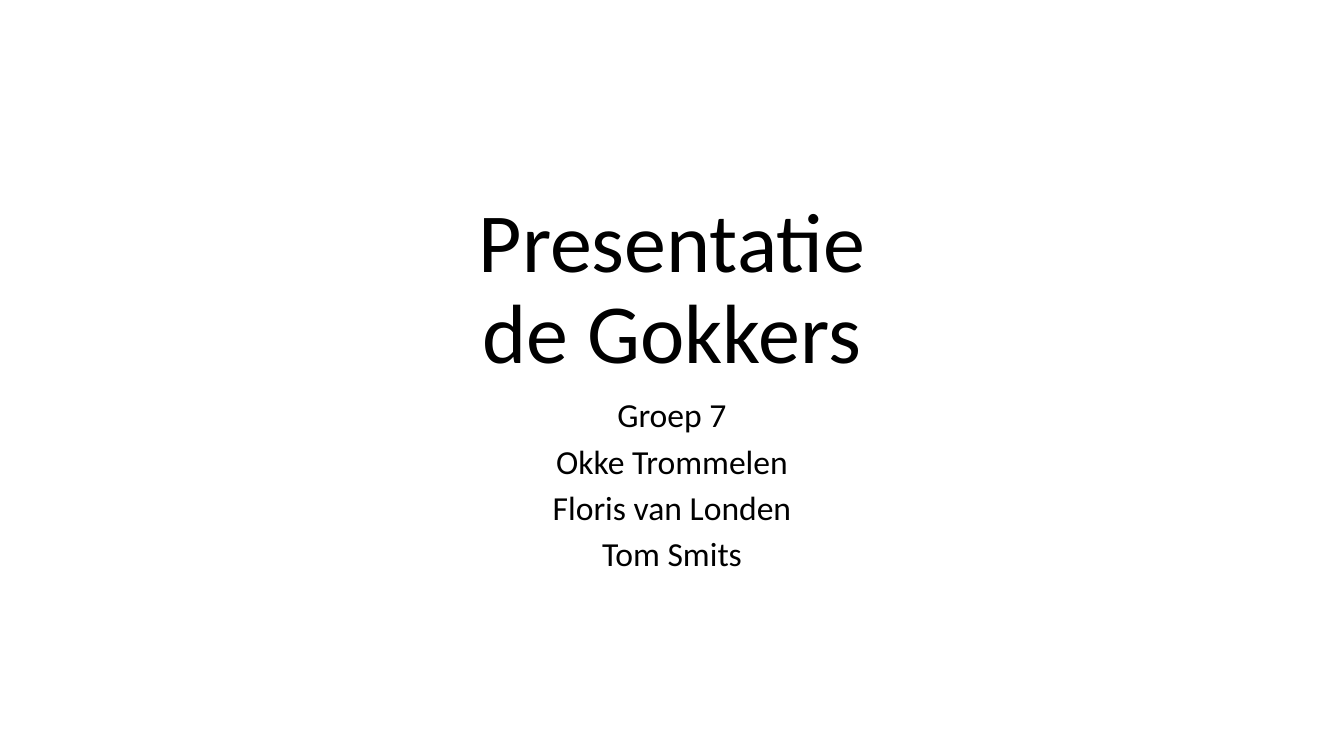
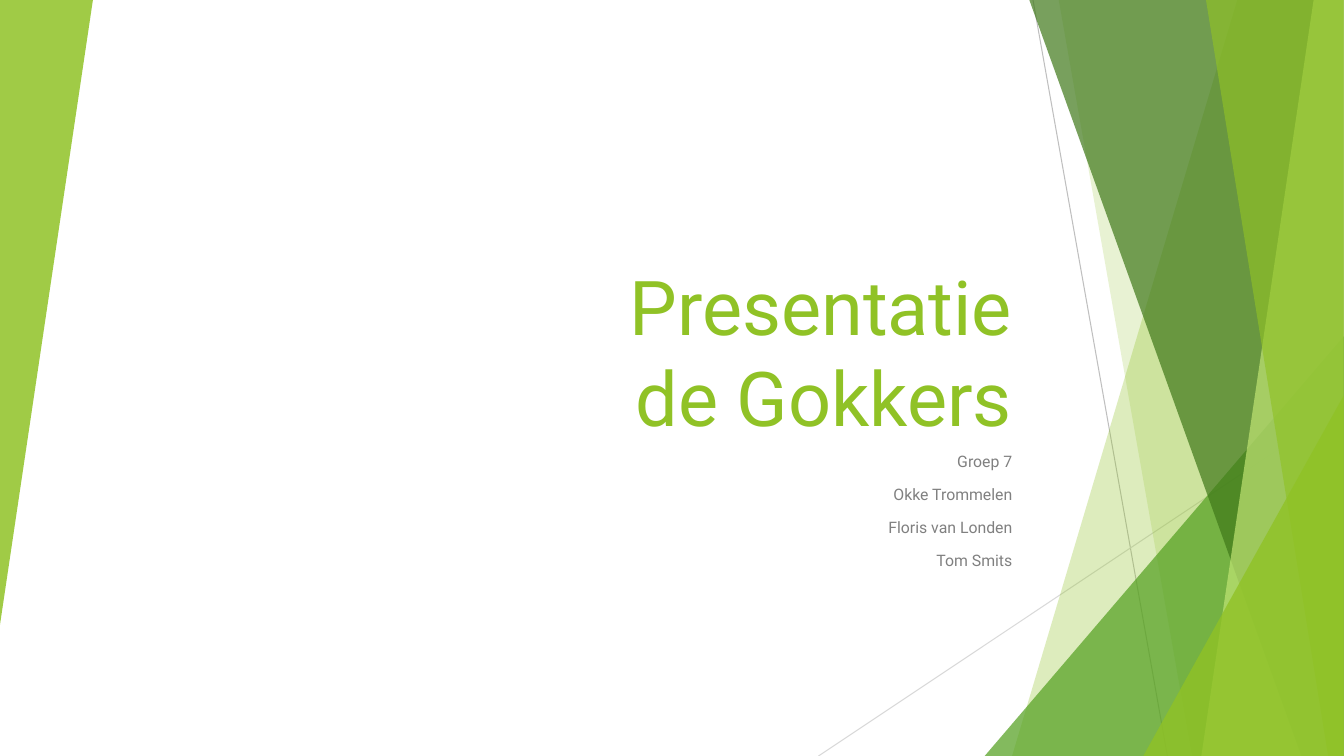
Before and after one commit to DeGokkers/De_Gokker, a slide deck: slide 1 of Project Files - Documentatie/Presentatie.pptx. Drawn at 1344x756 pixels with LibreOffice and Linux fonts; fonts in the diff are those of the drawing. Boxes give left, top, right and bottom in pixels: in the first picture for what was removed or moved away, otherwise in the second. Text is boxed around its words. In the diff, an @@ line names an element or a change of style, - is before the commit and + after.

Commit message:
BusUpdatePresentatie

```diff
--- a/Project Files - Documentatie/Presentatie.pptx
+++ b/Project Files - Documentatie/Presentatie.pptx
@@ group added at (0, 0, 1344, 756): 5 freeform shapes, 3 triangles, 2 lines @@
@@ title "Presentatie de Gokkers": place and size @@
-title "Presentatie de Gokkers" at (479, 214, 865, 364)
+title "Presentatie de Gokkers" at (630, 280, 1012, 427)
@@ title "Presentatie de Gokkers" at (630, 280, 1012, 427): size 60 to 54 pt, font Calibri to Roboto, text colour #000000 to #90C226; alignment centre to right; line spacing 0.9 to 1 @@
@@ subtitle "Groep 7": place and size @@
-subtitle "Groep 7" at (553, 405, 791, 567)
+subtitle "Groep 7" at (888, 455, 1012, 566)
@@ subtitle "Groep 7" at (888, 455, 1012, 566): size 24 to 11.2 pt, font Calibri to Roboto, text colour #000000 to #808080; alignment centre to right; line spacing 0.8 to 1 @@
```
Also in this commit, not shown: 8 other slides changed.
